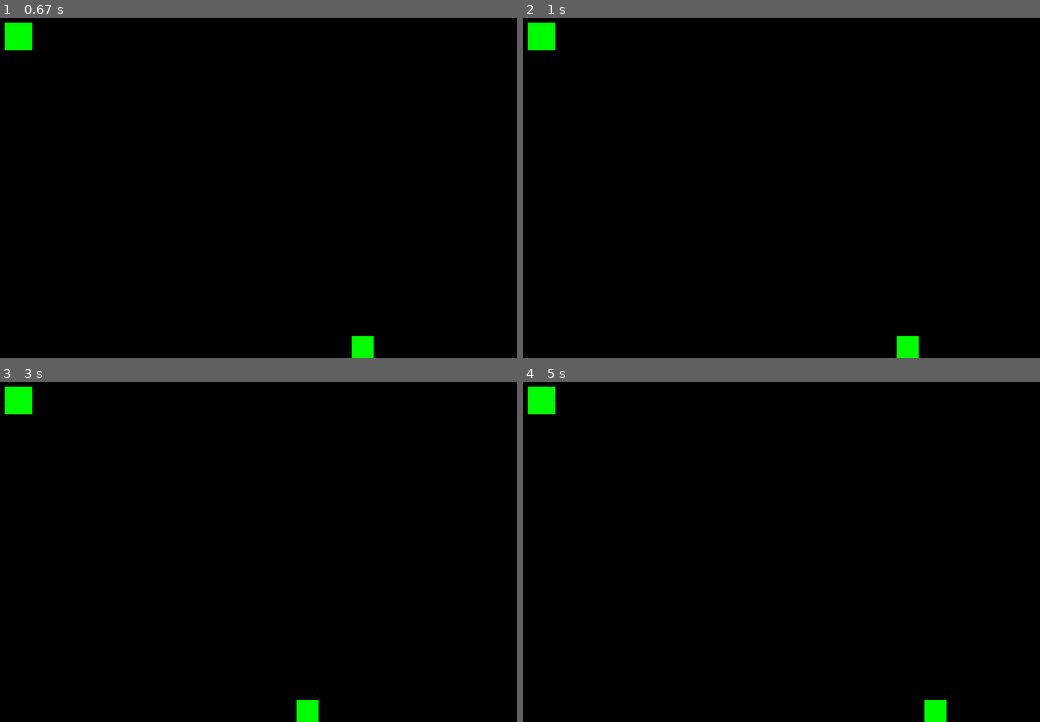
Above: before the commit, frames 1-4 (two rows, left to right).
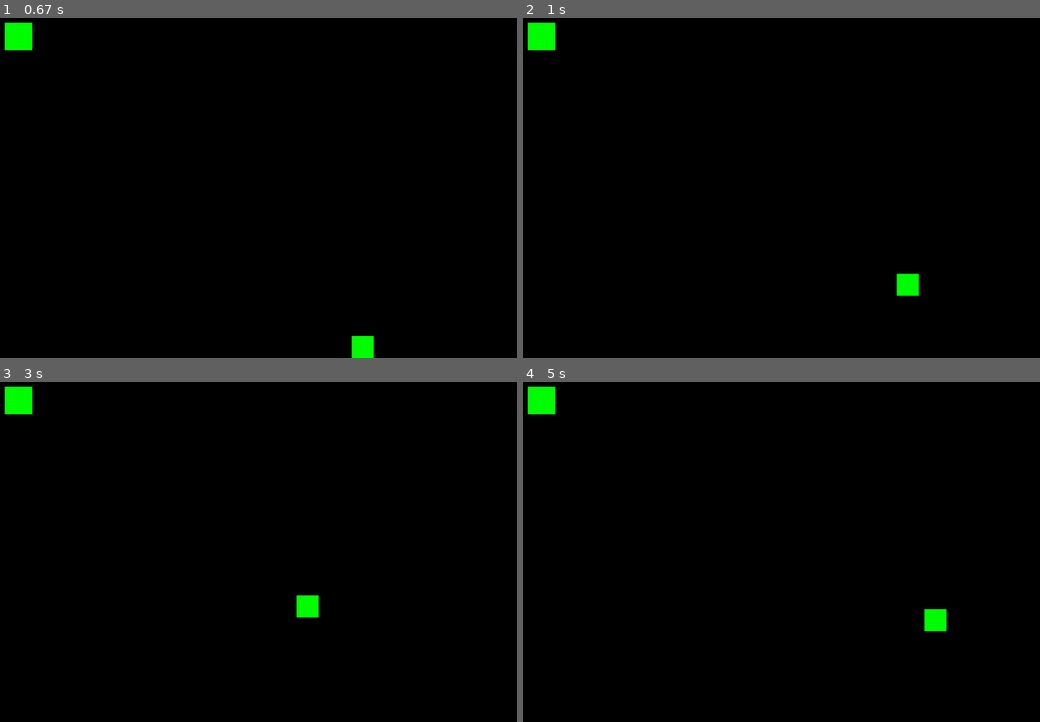
Above: after the commit, the same moments.

Repository: ChillinIguess/f-rste-pygame-prosjekt
Game: pygame game, started from Index.py
Two runs of this game, one before a commit and one after it. Both use one fixed random seed, a clock stepped at 60 frames per second and the inputs below.
Inputs:
- Up to frame 1 (0.67 s): hold Right from 0.33 s (still down)
- Up to frame 2 (1 s): release Right at 0.8 s; hold Up from 0.83 s (still down)
- Up to frame 3 (3 s): release Up at 1.13 s; hold Right 1.17-1.63 s; hold Left 1.67-2.2 s; hold Left 2.23-2.63 s; hold Up from 2.67 s (still down)
- Up to frame 4 (5 s): release Up at 3.03 s; hold Right 3.07-3.7 s; hold Left 3.73-4.2 s; hold Right 4.23-4.7 s; hold Up from 4.73 s (still down)

Frame 1 is identical in both runs. In frame 2, 0.6% of the frame differs, in the area x 72-77%, y 75-100%; in frame 3, 0.6%; in frame 4, 0.6%.

Commit message:
Fixed jumping with up arrow too

Diff:
--- a/Index.py
+++ b/Index.py
@@ -153,7 +153,7 @@
     if playerVelocityY > 2 and playerVelocityY < maxFallSpeed:
                 playerVelocityY += fastFall
 
-    if not keys[pygame.K_SPACE] or keys[pygame.K_UP]:
+    if not (keys[pygame.K_SPACE] or keys[pygame.K_UP]):
         if onGround == False:
             if playerVelocityY < neutralJump:
                 playerVelocityY = neutralJump
